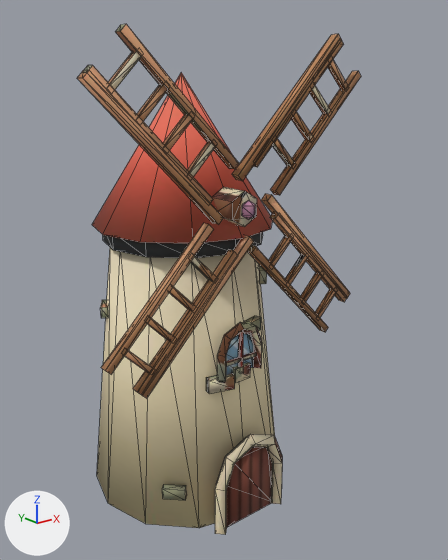
What one commit did to the glTF model assets/props/_exp/models/mill_1/mill_1_low.glb.
Before and after are seen from a 50 mm lens placed at (-1.43, -2.05, 1.69), pointed at (0.11, -0.12, 0.92). Every picture has the same lights, and +X, +Y and +Z are marked at lower left. The older version comes first. Mesh edges are drawn as thin lines. Vertices at exactly the same position are counted once.

The first picture shows 'mill_1', 'sails'.
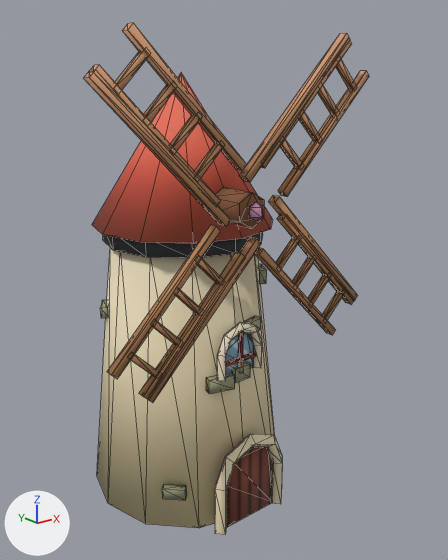
Pixel boxes (x1, y1, x2, y2) of what changed, in the pictures (448 x 560 px; the box of a moved part takes in the faces that stretch with it):
'mill_1', reshaped, surface changed: (92, 73, 282, 534) in both
'sails', surface changed, moved: before (77, 24, 361, 398); after (84, 23, 369, 403)
part 1 of me_cone, moved or reshaped: before (212, 187, 257, 227); after (216, 187, 264, 229)
part 2 of me_cone, surface changed: (101, 187, 282, 534) in both

The change, as a diff of the scene's bpy script:
```diff
--- a/assets/props/_exp/models/mill_1/mill_1_low.glb.py
+++ b/assets/props/_exp/models/mill_1/mill_1_low.glb.py
@@ me_cone @@
 me_cone.from_pydata(...)  # 219 vertices, 366 faces; spans x -0.42..0.42, y -0.46..0.42, z 0.0..1.74
 # used by ob_mill_1; location = (0.0, 0.0, 0.0)
 # before: 110 (0.0, -0.38, 1.34) at pixel (244, 190), 112 (0.06, -0.38, 1.3) at pixel (256, 198), 114 (0.06, -0.38, 1.24) at pixel (256, 216), 116 (0.0, -0.38, 1.2) at pixel (244, 226), 118 (-0.06, -0.38, 1.24) at pixel (232, 220)
 # before: 120 (-0.06, -0.38, 1.3) at pixel (232, 201)
+# me_cone part 1
+for i in [110, 112, 114, 116, 118, 120]: me_cone.vertices[i].co += Vector((0.0, -0.04, 0.0))
+# me_cone part 2: texture (UV) coordinates of 198 of 366 faces, centred in x -0.32..0.31, y -0.45..0.2, z 0.0..1.32, changed; they spanned u 0.0..0.98, v 0.12..1.0 and now span u 0.0..0.99, v 0.0..0.99
 me_cone.materials.append(mat_mill_1_low_baked)
@@ me_cone_002 @@
 me_cone_002.from_pydata(...)  # 234 vertices, 352 faces; spans x -0.605..0.605, y -0.06..0.018, z -0.605..0.605
 # used by ob_sails; location = (0.0, -0.37, 1.27)
+# me_cone_002 part 3: texture (UV) coordinates of 302 of 352 faces, centred in x -0.598..0.583, y -0.05..0.018, z -0.583..0.598, changed; they spanned u 0.0..1.0, v 0.0..0.99 and now span u 0.0..1.0, v 0.0..1.0
 me_cone_002.materials.append(mat_mill_1_low_baked)
@@ ob_sails @@
 ob_sails = bpy.data.objects.new('sails', me_cone_002)
-ob_sails.location = (0.0, -0.37, 1.27)
+ob_sails.location = (0.0, -0.41, 1.27)
```
